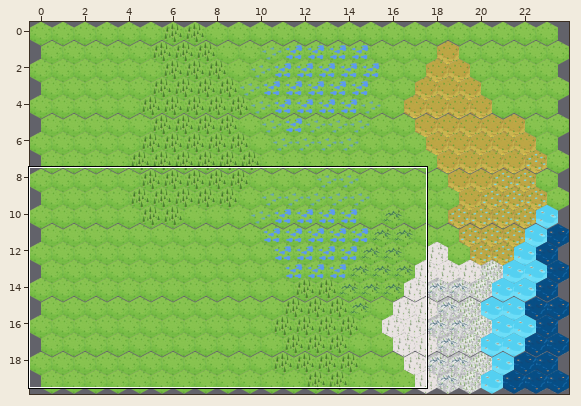
Tiled map, stored at data/maps/map-hexagonal.tmx. The picture above shows the old version from afar; the outline marks the close-up.
Close-up. The starting point:
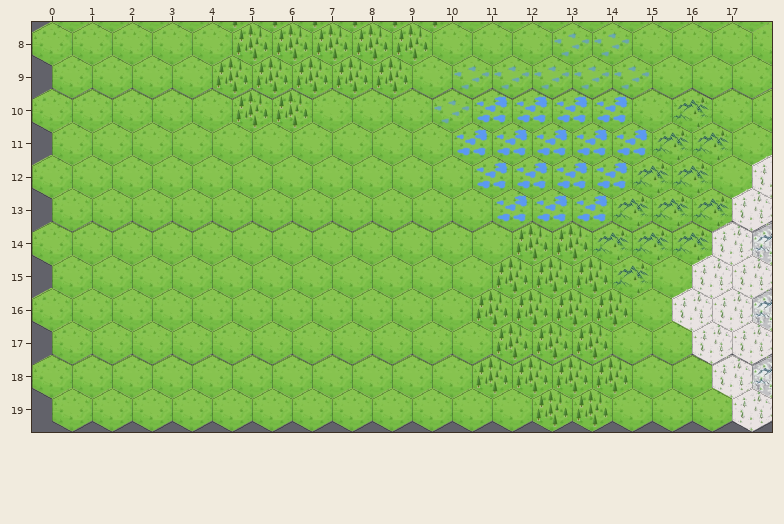
Cells are 172x190 px. Hexagonal. Every second row is shifted by half a cell. Shown: x 0..17, y 8..19. The commit also changed other parts of the map, which this record leaves out.
The result:
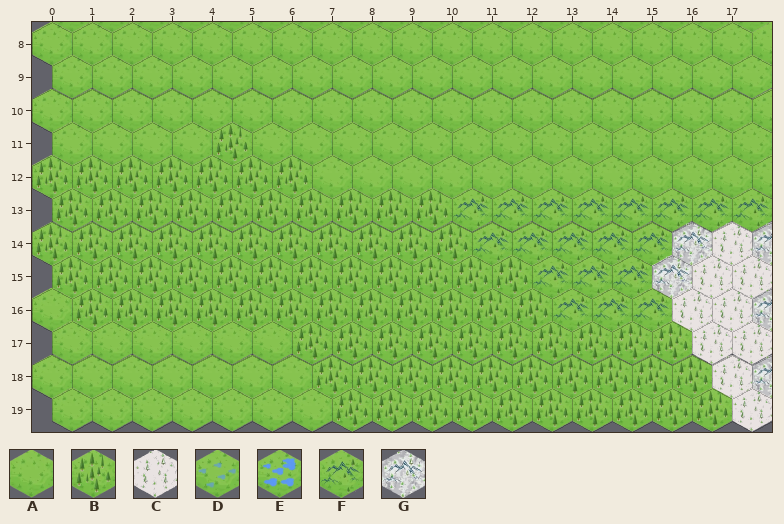
Key: from "mytileset": A 0, B 1, C 2, D 4, E 5, F 10, G 11.
_ is an empty cell, . an unchanged one.
Changes in this commit:
--- layer "Tile Layer 1"
@@ x 0..17 @@
- 8 .....BBBBB...DD...
- 9 ....BBBBB.DDDDD...
-10 .....BB...DEEEE.F.
-11 ....A.....EEEEEFF.
-12 AAAAAAA....EEEEFF.
-13 AAAAAAAAAAAEEE...C
-14 AAAAAAAAAAAABB..F.
-15 AAAAAAAAAAA.BB.A..
-16 .AAAAAAAAAA..BBA..
-17 ......AAAAA...AA..
-18 .......AAAA....AA.
-19 .......AAAAA..AAA.
+ 8 .....AAAAA...AA...
+ 9 ....AAAAA.AAAAA...
+10 .....AA...AAAAA.A.
+11 ....B.....AAAAAAA.
+12 BBBBBBB....AAAAAA.
+13 BBBBBBBBBBFFFF...F
+14 BBBBBBBBBBBFFF..G.
+15 BBBBBBBBBBB.FF.G..
+16 .BBBBBBBBBB..FFF..
+17 ......BBBBB...BB..
+18 .......BBBB....BB.
+19 .......BBBBB..BBB.
Where, in picture pixels (left, top, right, bottom), the same in both close-ups:
changed: (32, 22, 732, 432)
changed: (732, 188, 772, 232)
